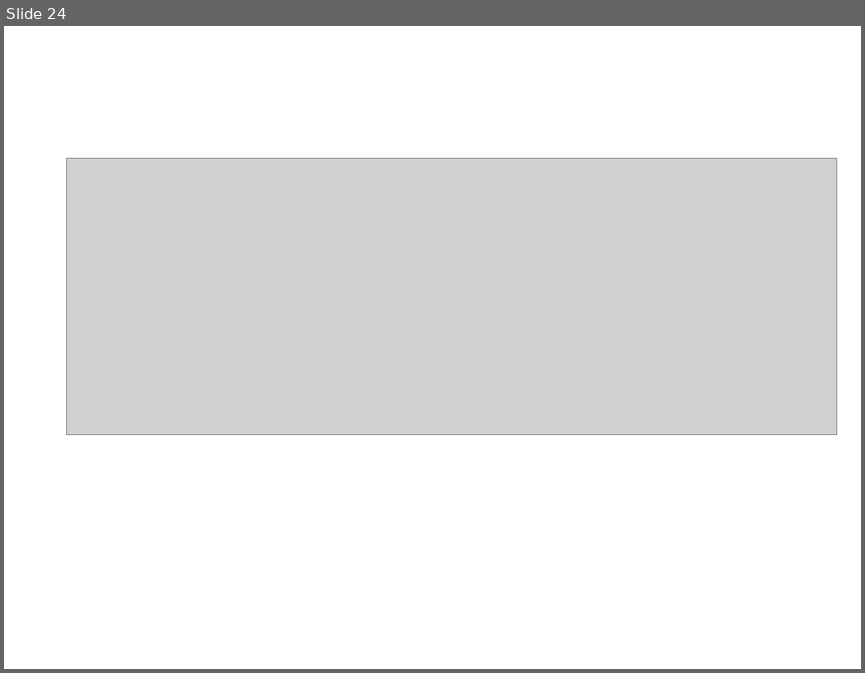
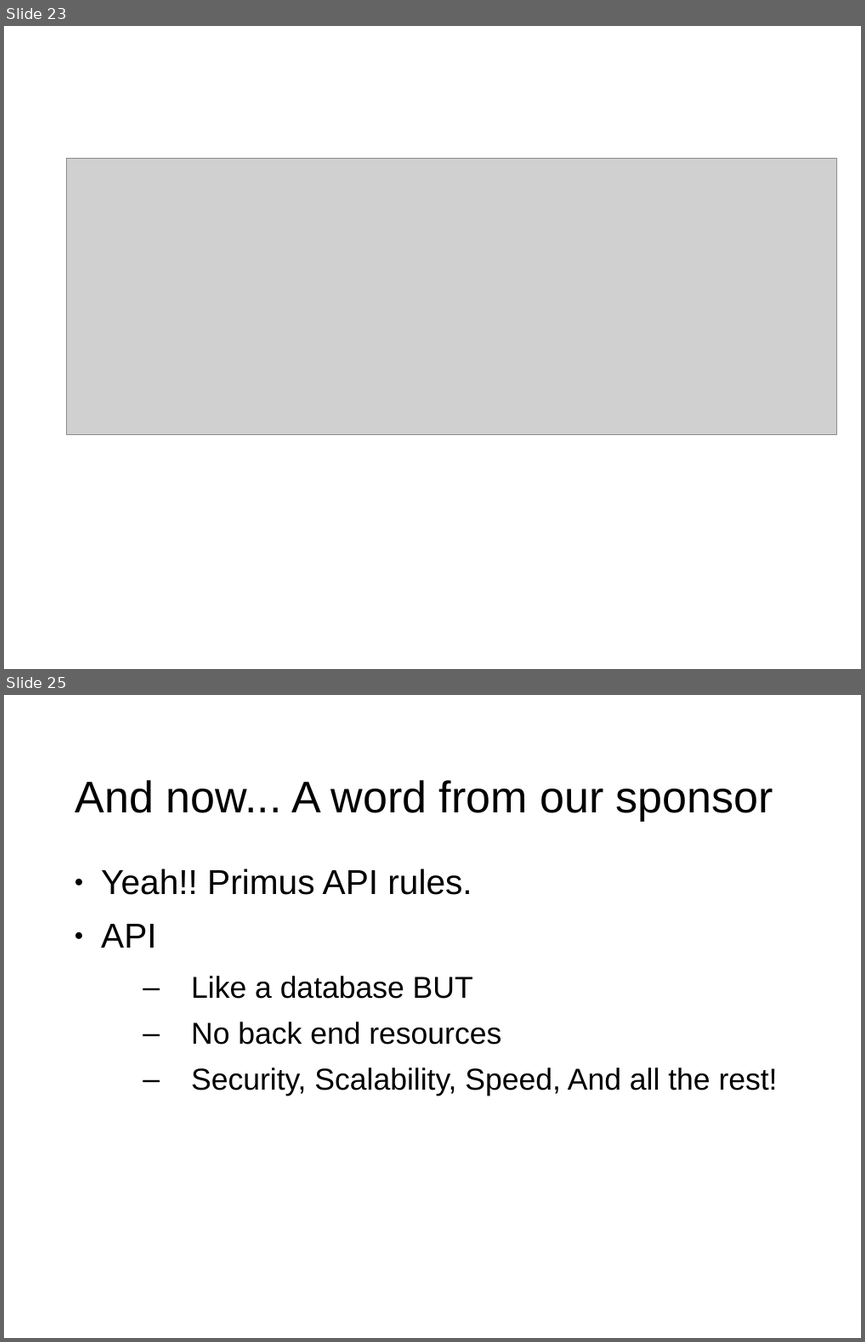
Before and after one commit to shawea/blueGrass, a slide deck: trainTheTrainer/1of2.odp. Shown one above the other, each under a label of ours: slide 24 before the commit, slides 23 and 25 after it; the slides between them are not shown. The pictures are 865x673 and 865x1342 pixels, drawn with LibreOffice and Linux fonts; fonts in the diff are those of the drawing; grey boxes stand for pictures; background and template pictures are left out. Boxes give left, top, right and bottom in pixels: in the first picture for what was removed or moved away, otherwise in the second. Text is boxed around its words. In the diff, an @@ line names an element or a change of style, - is before the commit and + after.

```diff
--- a/trainTheTrainer/1of2.odp
+++ b/trainTheTrainer/1of2.odp
@@ slide 25 added at <box>4,695,861,1338</box>, background picture (left out) @@
@@ title added at <box>75,780,773,822</box>, 41 pt, text #000000 @@
+And now... A word from our sponsor
@@ text added at <box>101,868,778,1095</box>, 28 pt, text #000000 @@
+● Yeah!! Primus API rules.
+● API
+  – Like a database BUT
+  – No back end resources
+  – Security, Scalability, Speed, And all the rest!
@@ what was slide 24 is now slide 23 @@
```
Also in this commit, not shown: 3 slides changed, 2 other slides added, 3 slides removed, 4 other files.
